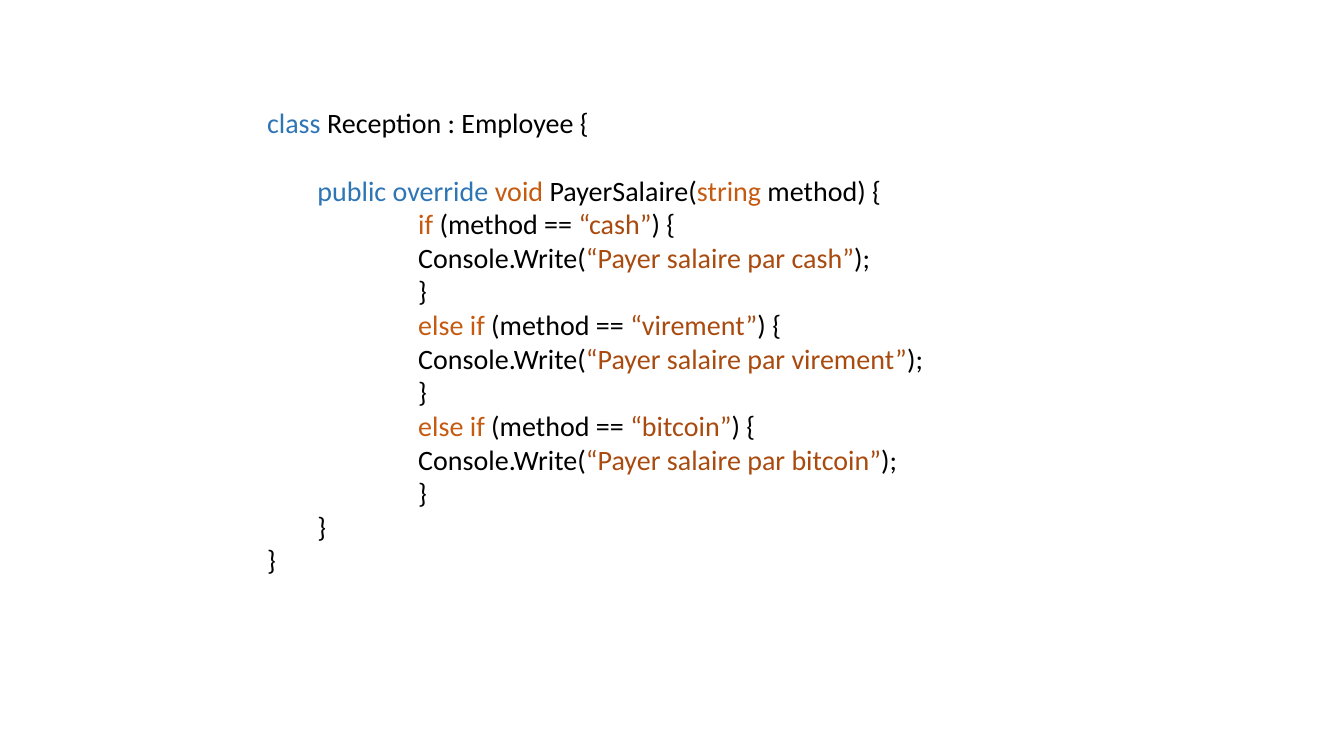
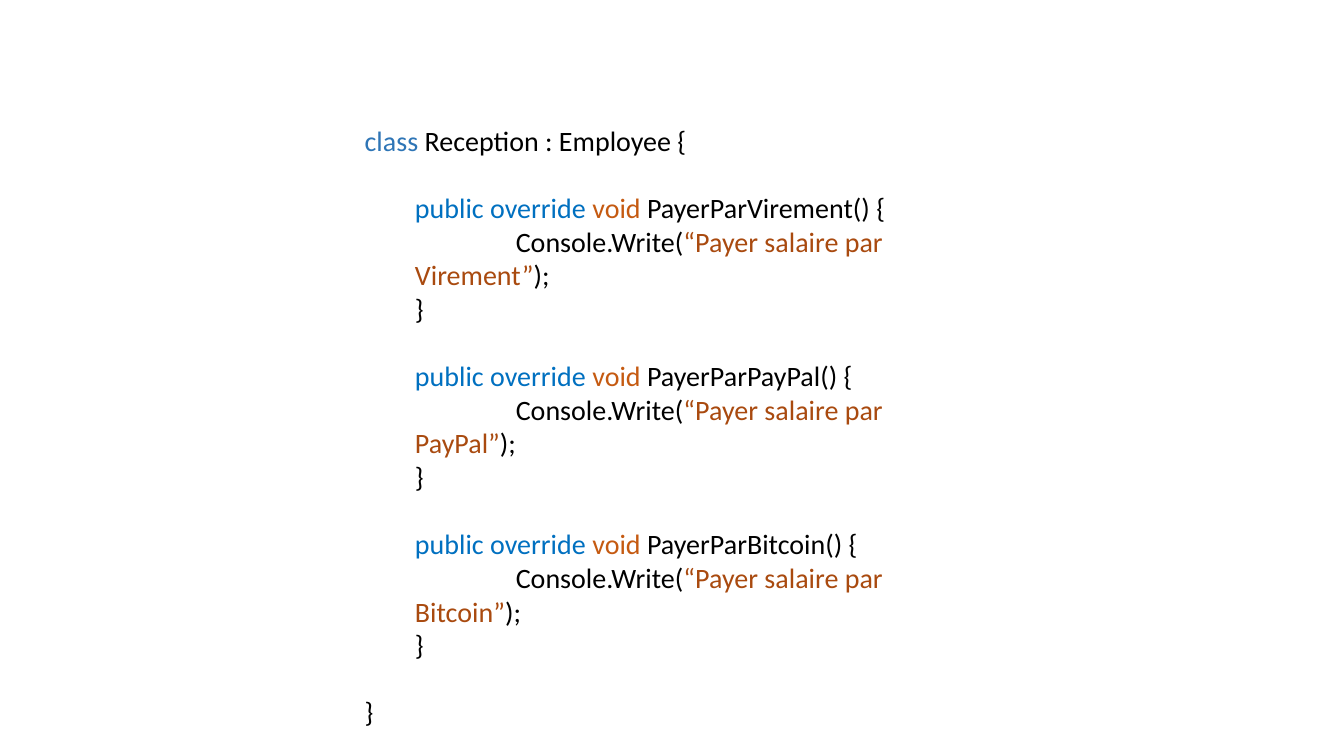
Before and after one commit to yassine-klilich/design-patterns, a slide deck: slide 21 of Presentation/Presentation DP.pptx (slide 24 before the commit). Drawn at 1344x756 pixels with LibreOffice and Linux fonts; fonts in the diff are those of the drawing. Boxes give left, top, right and bottom in pixels: in the first picture for what was removed or moved away, otherwise in the second. Text is boxed around its words. In the diff, an @@ line names an element or a change of style, - is before the commit and + after.

```diff
--- a/Presentation/Presentation DP.pptx
+++ b/Presentation/Presentation DP.pptx
@@ text at (365, 131, 883, 626): paragraph removed @@
-}
@@ text "class Reception : Employee {": place and size @@
-text "class Reception : Employee {" at (267, 113, 924, 475)
+text "class Reception : Employee {" at (365, 131, 883, 626)
@@ text "class Reception : Employee {" at (365, 131, 883, 626): list level 2 to 1 in "}" @@
@@ text at (415, 197, 883, 289): text changed @@
-  public override void PayerSalaire(string method) {
-  if (method == “cash”) {
-      Console.Write(“Payer salaire par cash”);
+  public override void PayerParVirement() {
+  Console.Write(“Payer salaire par Virement”);
@@ text at (415, 365, 883, 458): text changed; text colour #A94A0F to #000000 @@
-  else if (method == “virement”) {
-      Console.Write(“Payer salaire par virement”);
+  public override void PayerParPayPal() {
+  Console.Write(“Payer salaire par PayPal”);
@@ text at (415, 533, 883, 626): text changed; text colour #A94A0F to #000000 @@
-  else if (method == “bitcoin”) {
-      Console.Write(“Payer salaire par bitcoin”);
+  public override void PayerParBitcoin() {
+  Console.Write(“Payer salaire par Bitcoin”);
```
Also in this commit, not shown: 20 other slides changed, 39 slides added, 11 slides removed, 25 other files.
